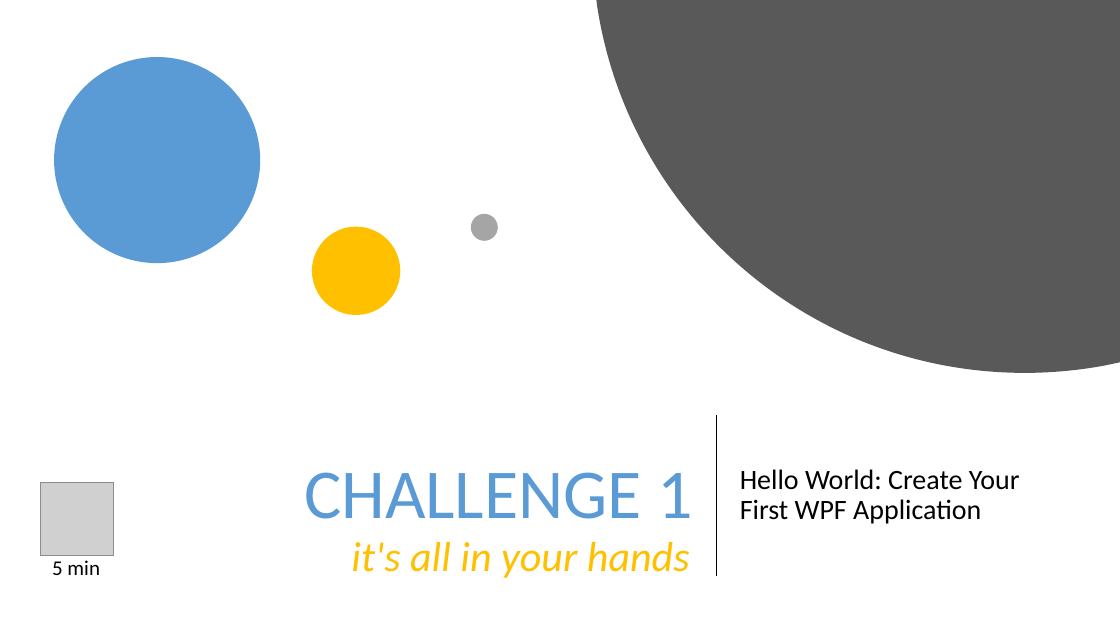
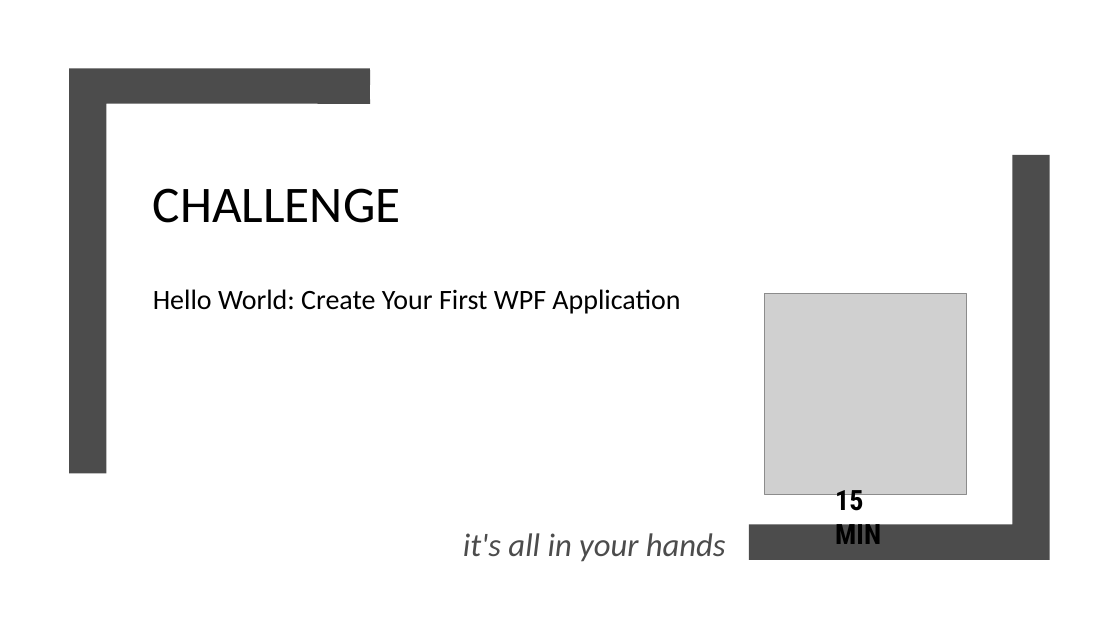
Before and after one commit to danieleromanazzi/wpf-tutorial, a slide deck: slide 28 of wpf-tutorial.pptx (slide 22 before the commit). Drawn at 1120x630 pixels with LibreOffice and Linux fonts; fonts in the diff are those of the drawing; grey boxes stand for pictures. Boxes give left, top, right and bottom in pixels: in the first picture for what was removed or moved away, otherwise in the second. Text is boxed around its words. In the diff, an @@ line names an element or a change of style, - is before the commit and + after.

Commit message:
update first day

```diff
--- a/wpf-tutorial.pptx
+++ b/wpf-tutorial.pptx
@@ freeform shape removed at (597, 0, 1120, 373) @@
@@ ellipse removed at (54, 57, 260, 263) @@
@@ freeform shape added at (69, 68, 370, 473), fill #4C4C4C @@
@@ freeform shape added at (749, 155, 1050, 560), fill #4C4C4C @@
@@ title at (153, 188, 401, 223): text changed; size 60 to 44 pt; text colour #5B9BD5 to #000000 @@
-CHALLENGE 1
+CHALLENGE
@@ ellipse removed at (312, 227, 400, 315) @@
@@ ellipse removed at (471, 214, 498, 241) @@
@@ text "Hello World: Create Your First ...": place and size @@
-text "Hello World: Create Your First ..." at (740, 469, 1020, 524)
+text "Hello World: Create Your First ..." at (153, 289, 680, 314)
@@ text "Hello World: Create Your First ..." at (153, 289, 680, 314): vertical alignment middle to top @@
@@ picture: place and size @@
-picture at (40, 482, 113, 555)
+picture at (765, 293, 967, 495)
@@ line removed from (717, 416) to (717, 576) @@
@@ text at (835, 490, 881, 544): text changed; size 18 to 24 pt; font Calibri to Roboto Condensed; bold on @@
-5 min
+15 MIN
@@ text "it's all in your hands": place and size @@
-text "it's all in your hands" at (351, 542, 690, 578)
+text "it's all in your hands" at (463, 533, 726, 562)
@@ text "it's all in your hands" at (463, 533, 726, 562): size 36 to 28 pt, text colour #FFC000 to #4C4C4C; more space between paragraphs @@
```
Also in this commit, not shown: 16 other slides changed, 57 slides added, 4 slides removed, 3 other files.
